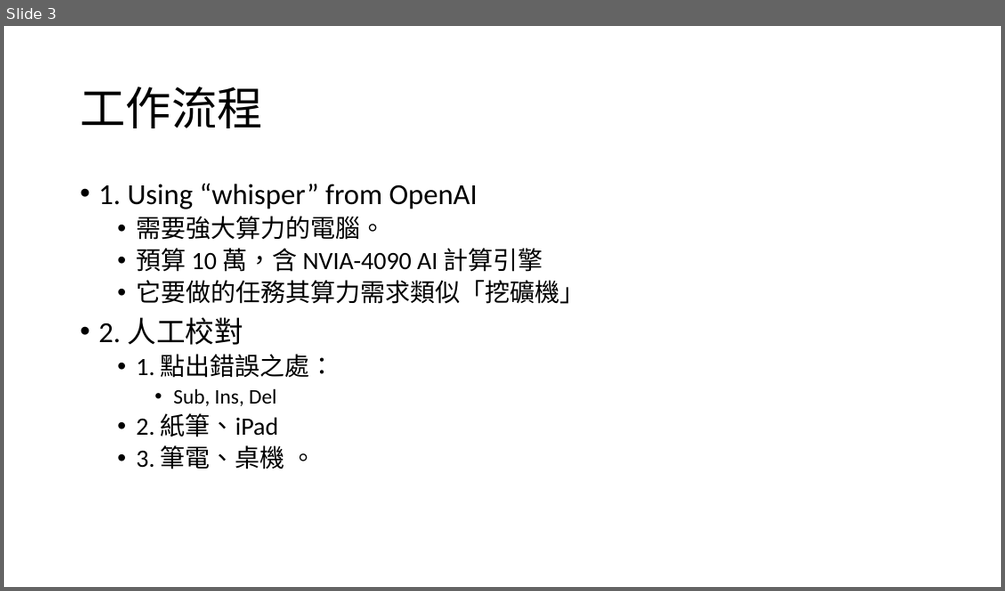
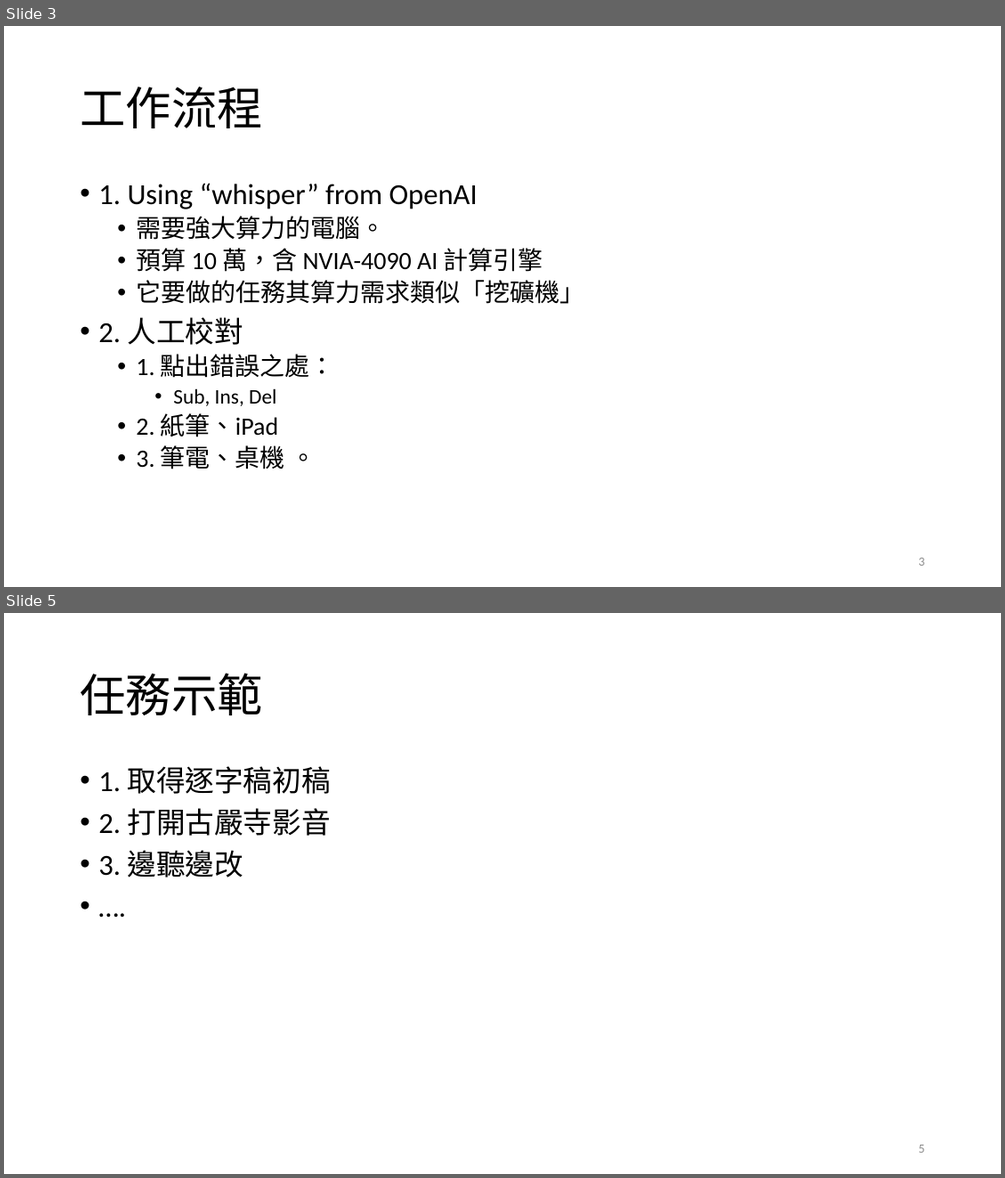
Before and after one commit to renyuanL/GuyanTrans2023, a slide deck: 古嚴寺影音逐字稿.pptx. Shown one above the other, each under a label of ours: slide 3 before the commit, slides 3 and 5 after it; the slides between them are not shown. The pictures are 1005x591 and 1005x1178 pixels, drawn with LibreOffice and Linux fonts; fonts in the diff are those of the drawing. Boxes give left, top, right and bottom in pixels: in the first picture for what was removed or moved away, otherwise in the second. Text is boxed around its words. In the diff, an @@ line names an element or a change of style, - is before the commit and + after.

```diff
--- a/古嚴寺影音逐字稿.pptx
+++ b/古嚴寺影音逐字稿.pptx
@@ slide 5 added at (x1=4, y1=613, x2=1001, y2=1174), background #FFFFFF @@
@@ title added at (x1=80, y1=673, x2=262, y2=715), 44 pt, text #000000 @@
+任務示範
@@ text added at (x1=98, y1=766, x2=331, y2=877), 28 pt, text #000000 @@
+• 1. 取得逐字稿初稿
+• 2. 打開古嚴寺影音
+• 3. 邊聽邊改
+• ….
@@ page number added at (x1=918, y1=1144, x2=924, y2=1152), 12 pt, text #8C8C8C @@
+5
@@ slide 3 changed as well @@
@@ page number added at (x1=918, y1=557, x2=924, y2=565), 12 pt, text #8C8C8C @@
+3
```
Also in this commit, not shown: 2 other slides changed, 1 other slide added, 1 slide removed, 1 other file.
